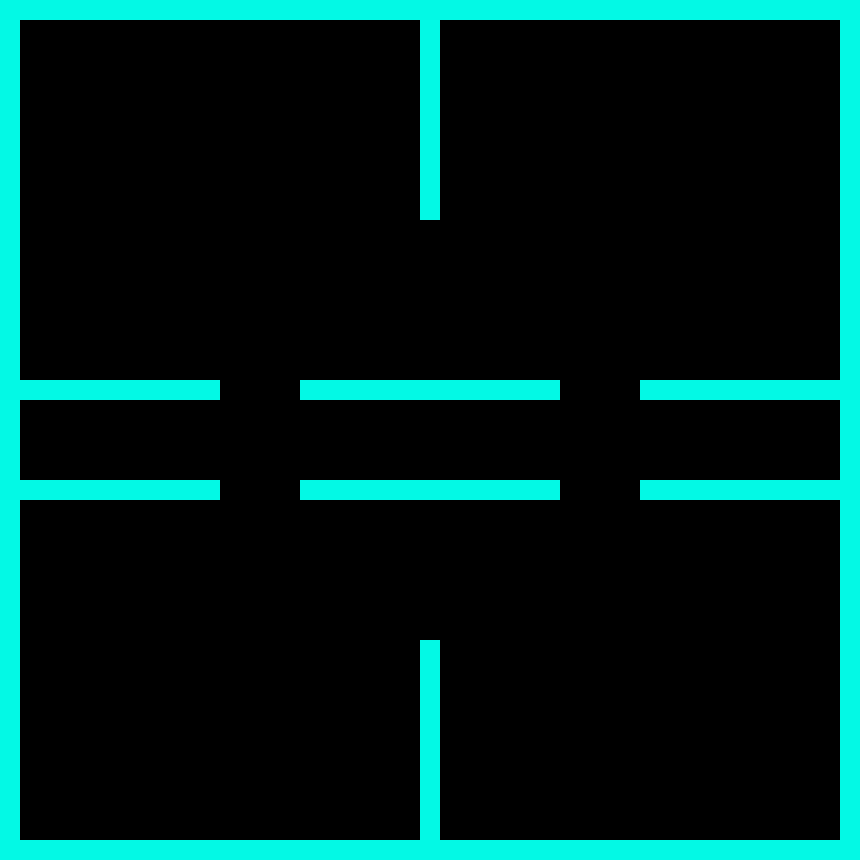
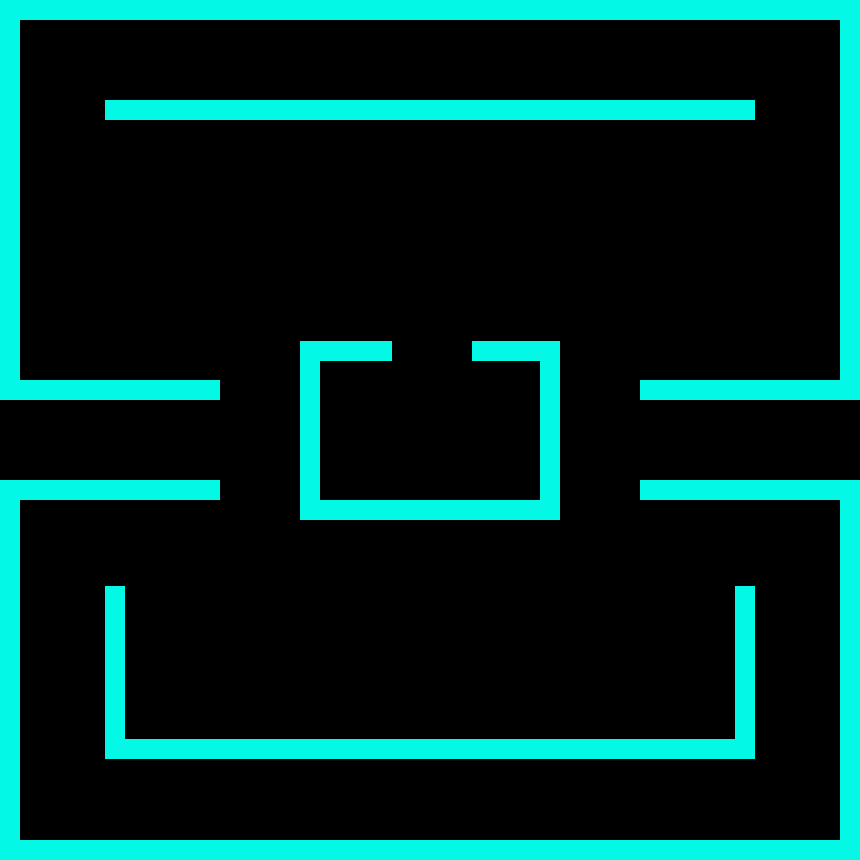
Layered file, before and after one edit (860x860). Changes by layer:
added layer "Rectángulo 1 copia 17" above "Rectángulo 1 copia 18" over <box>840,400,860,480</box>
added layer "Rectángulo 1 copia 16" above "Rectángulo 1 copia 5" over <box>0,400,20,480</box>
painted on "Rectángulo 1 copia 9" over <box>300,341,560,400</box>
painted on "Rectángulo 1 copia 8" over <box>300,480,560,520</box>
added layer "Rectángulo 1 copia 12" above "Rectángulo 1 copia 15" over <box>540,354,560,506</box>
added layer "Rectángulo 1 copia 15" above "Rectángulo 1 copia 14" over <box>735,586,755,739</box>
added layer "Rectángulo 1 copia 14" above "Rectángulo 1 copia 11" over <box>105,586,125,739</box>
painted on "Rectángulo 1 copia 11" over <box>300,20,440,512</box>
added layer "Rectángulo 1 copia 13" above "Rectángulo 1 copia 10" over <box>105,739,755,759</box>
painted on "Rectángulo 1 copia 10" over <box>105,100,755,840</box>
